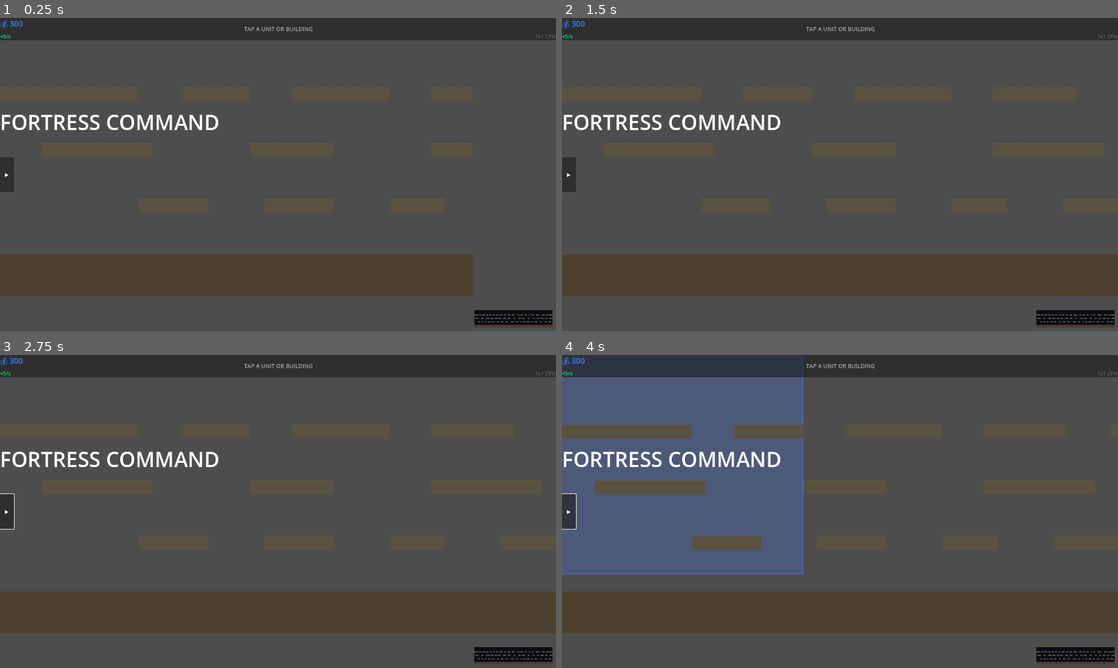
Above: before the commit, frames 1-4 (two rows, left to right).
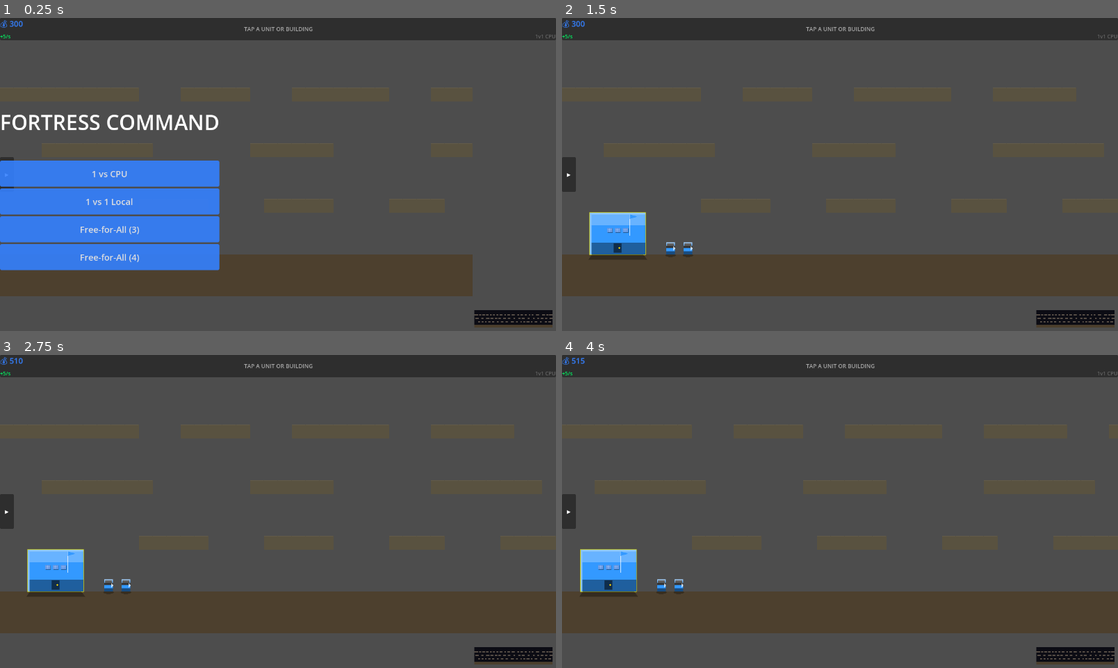
Above: after the commit, the same moments.

Repository: infinitybiscuit/fortress-command
Game: Godot game, scene res://scenes/game/game_scene.tscn
Two runs of this game, one before a commit and one after it. Both use one fixed random seed, a clock stepped at 60 frames per second and the inputs below.
Inputs (mouse positions are in pixels of both pictures, inside the frame that each line leads up to):
- Up to frame 1 (0.25 s): no input
- Up to frame 2 (1.5 s): click "▸" at 0.5 s; click (595, 24) at 1.25 s, where only the run before the commit has a clickable "✕"
- Up to frame 3 (2.75 s): tap A at 2 s; move the mouse to (400, 495) at 2.02 s; hold Right (ui_right) from 2.03 s (still down); click (400, 495) at 2.17 s
- Up to frame 4 (4 s): release Right (ui_right) at 2.75 s; tap A at 2.75, 3.5 s; drag from (728, 527) to (812, 574) at 2.77 s; move the mouse to (895, 442) at 3.52 s; hold Right (ui_right) from 3.53 s (still down)

The runs differ from the first frame. In frame 1, 13% of the frame differs, in the area x 0-40%, y 45-81%; in frame 2, 2.5%; in frame 3, 2.6%; in frame 4, 25%, in the area x 0-44%, y 0-78%.
Error before the commit: Invalid call. Nonexistent function 'set_border_radius_all' in base 'StyleBoxFlat'. (res://scripts/game/game_scene.gd:131)

Commit message:
Fix StyleBoxFlat: use individual corner_radius_* and content_margin_* properties instead of non-existent setter methods

Diff:
--- a/godot/scripts/game/game_scene.gd
+++ b/godot/scripts/game/game_scene.gd
@@ -126,24 +126,43 @@
 	btn.text = label_text
 	btn.custom_minimum_size = Vector2(280, 56)
 	btn.size_flags_horizontal = Control.SIZE_EXPAND_FILL
+
 	var style := StyleBoxFlat.new()
 	style.bg_color = Color(0.204, 0.502, 1.0, 0.9)
-	style.set_border_radius_all(4)
-	style.set_corner_radius_all(4)
-	style.set_content_margin_all(16)
+	style.corner_radius_top_left = 4
+	style.corner_radius_top_right = 4
+	style.corner_radius_bottom_left = 4
+	style.corner_radius_bottom_right = 4
+	style.content_margin_left = 16
+	style.content_margin_top = 16
+	style.content_margin_right = 16
+	style.content_margin_bottom = 16
 	btn.add_theme_stylebox_override("normal", style)
+
 	var hover := StyleBoxFlat.new()
 	hover.bg_color = Color(0.204, 0.502, 1.0, 1.0)
-	hover.set_border_radius_all(4)
-	hover.set_corner_radius_all(4)
-	hover.set_content_margin_all(16)
+	hover.corner_radius_top_left = 4
+	hover.corner_radius_top_right = 4
+	hover.corner_radius_bottom_left = 4
+	hover.corner_radius_bottom_right = 4
+	hover.content_margin_left = 16
+	hover.content_margin_top = 16
+	hover.content_margin_right = 16
+	hover.content_margin_bottom = 16
 	btn.add_theme_stylebox_override("hover", hover)
+
 	var pressed := StyleBoxFlat.new()
 	pressed.bg_color = Color(0.1, 0.3, 0.8, 1.0)
-	pressed.set_border_radius_all(4)
-	pressed.set_corner_radius_all(4)
-	pressed.set_content_margin_all(16)
+	pressed.corner_radius_top_left = 4
+	pressed.corner_radius_top_right = 4
+	pressed.corner_radius_bottom_left = 4
+	pressed.corner_radius_bottom_right = 4
+	pressed.content_margin_left = 16
+	pressed.content_margin_top = 16
+	pressed.content_margin_right = 16
+	pressed.content_margin_bottom = 16
 	btn.add_theme_stylebox_override("pressed", pressed)
+
 	btn.add_theme_font_size_override("font_size", 20)
 	return btn
 
